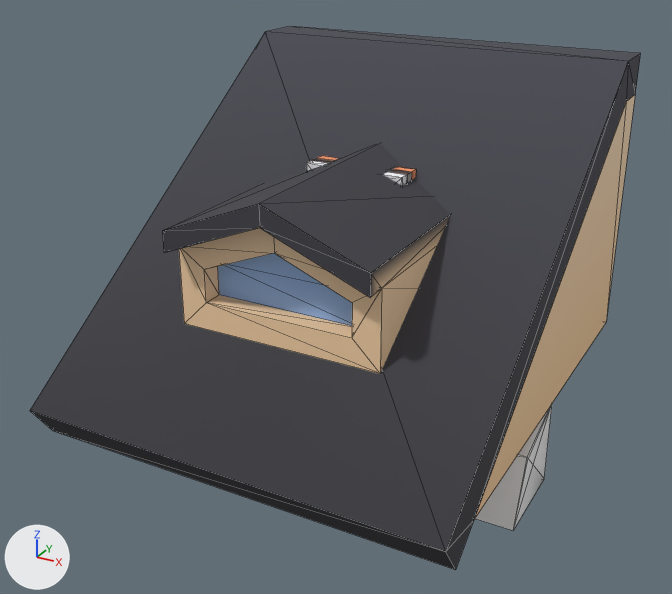
An edit to the glTF model public/models/buildings/details.glb, drawn before and after from the same camera.
Both versions are drawn from a 50 mm lens placed at (4.07, -7.94, 4.59), pointed at (-0.49, 0.33, 0.45). Lighting does not change. The marker at lower left points along +X, +Y and +Z. The older version comes first. Mesh edges are drawn as thin lines.

Objects in the first picture: 'awning-a', 'dormer' and 3 more.
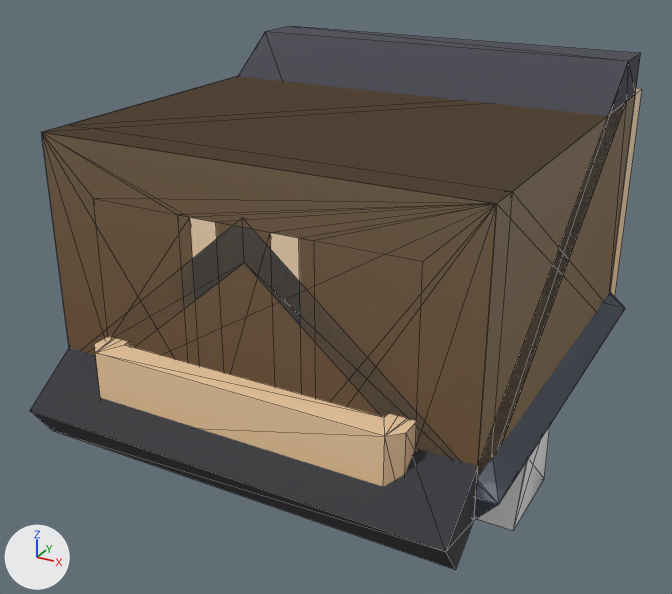
The change in detail:
Mesh me_roof_gable_end is new.
It has 15 vertices, 16 faces and spans x -2.29..2.29, y -2.1..2.1, z 0.0..2.18.
It uses material mat_piece.
Mesh me_roof_gable is new.
It has 12 vertices, 20 faces and spans x -2.29..2.29, y -2.1..2.1, z 0.0..2.18.
It uses material mat_piece.
Mesh me_wall_balcony is new.
It has 38 vertices, 72 faces and spans x -2.1..2.1, y -2.42..2.42, z 0.0..2.62.
It uses material mat_piece.
Mesh me_wall_door is new.
It has 16 vertices, 28 faces and spans x -2.1..2.1, y -2.1..2.1, z 0.0..2.62.
It uses material mat_piece.
Mesh me_wall_windows is new.
It has 24 vertices, 44 faces and spans x -2.1..2.1, y -2.1..2.1, z 0.0..2.62.
It uses material mat_piece.
Mesh me_wall_window is new.
It has 16 vertices, 28 faces and spans x -2.1..2.1, y -2.1..2.1, z 0.0..2.62.
It uses material mat_piece.
Mesh me_wall_block is new.
It is a box spanning x -2.1..2.1, y -2.1..2.1, z 0.0..2.62.
It uses material mat_piece.
Object 'roof-gable-end' (ob_roof_gable_end) is new; it shows me_roof_gable_end.
Its location is (0.0, 0.0, 0.0).
Object 'roof-gable' (ob_roof_gable) is new; it shows me_roof_gable.
Its location is (0.0, 0.0, 0.0).
Object 'wall-balcony' (ob_wall_balcony) is new; it shows me_wall_balcony.
Its location is (0.0, 0.0, 0.0).
Object 'wall-door' (ob_wall_door) is new; it shows me_wall_door.
Its location is (0.0, 0.0, 0.0).
Object 'wall-windows' (ob_wall_windows) is new; it shows me_wall_windows.
Its location is (0.0, 0.0, 0.0).
Object 'wall-window' (ob_wall_window) is new; it shows me_wall_window.
Its location is (0.0, 0.0, 0.0).
Object 'wall-block' (ob_wall_block) is new; it shows me_wall_block.
Its location is (0.0, 0.0, 0.0).

Where the change shows, as pixel boxes (x1, y1, x2, y2) in the pictures (672 x 594 px):
'wall-door', added (brown)
    after: (42, 77, 635, 478)
'wall-balcony', added
    after: (71, 76, 642, 487)
'wall-windows', added (brown)
    after: (41, 132, 496, 466)
'wall-block', added
    after: (45, 134, 496, 465)
'wall-window', added
    after: (42, 134, 497, 466)
'roof-gable', added
    after: (87, 221, 624, 520)
'roof-gable-end', added
    after: (474, 292, 625, 519)
'dormer', unchanged, covered by the edit
    both: (30, 26, 641, 570)
